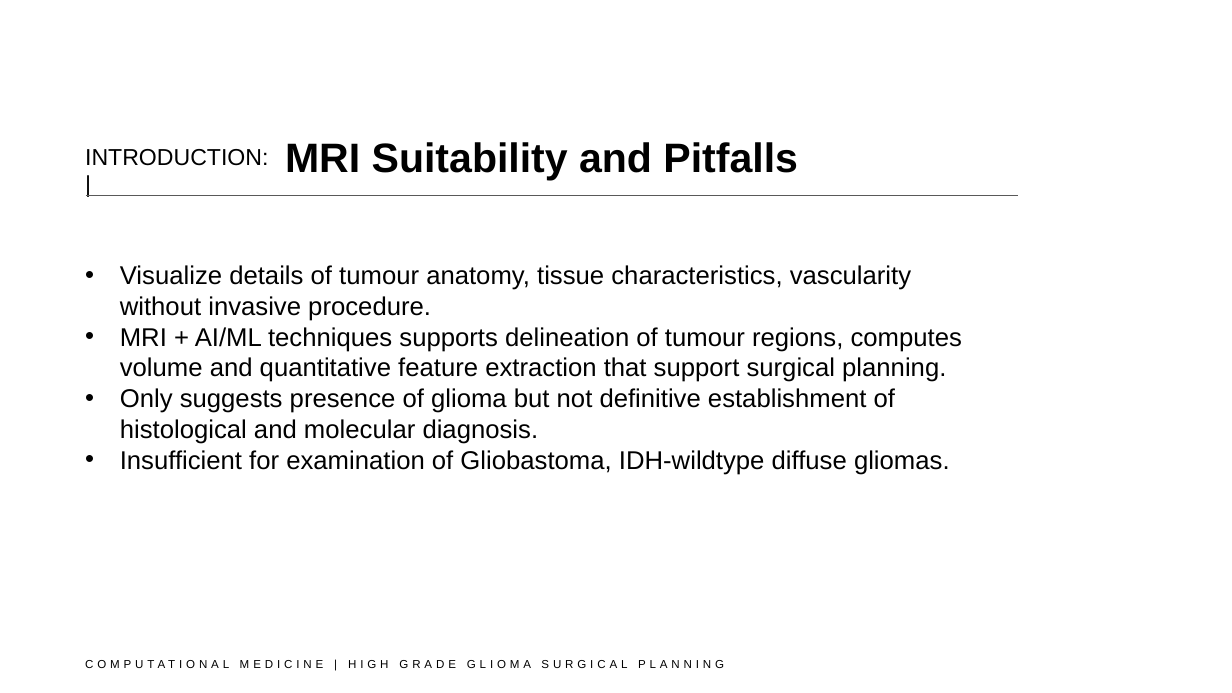
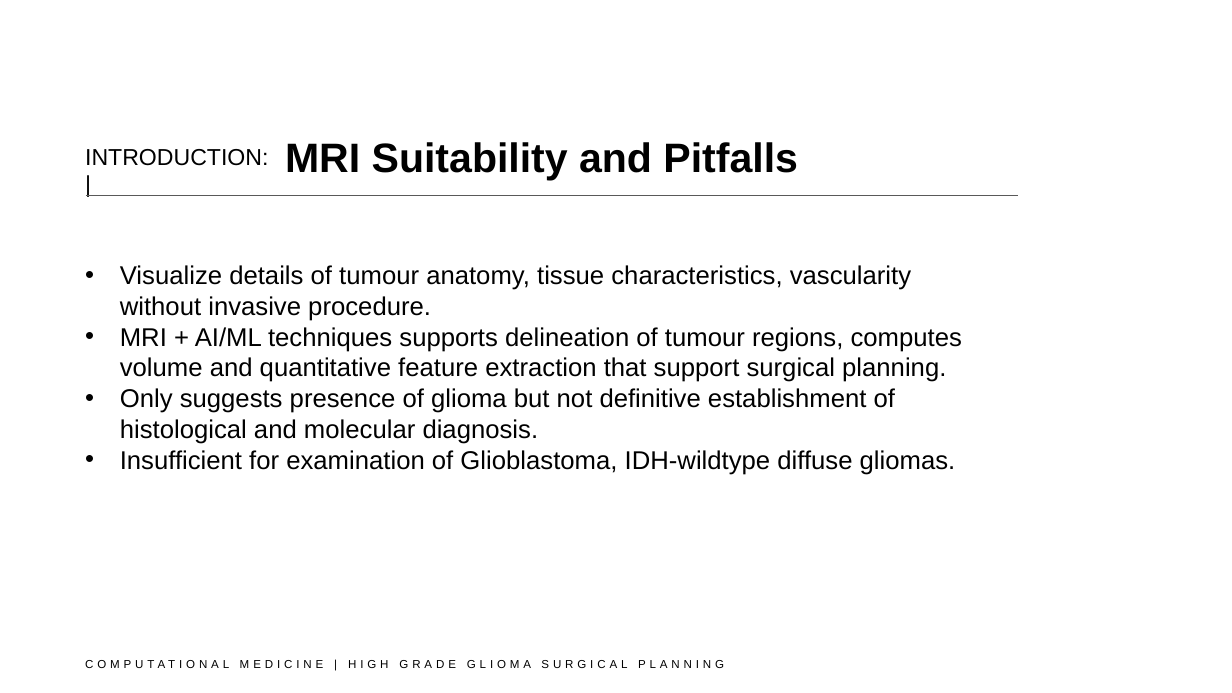
Before and after one commit to Seth-20/Brain-Tumour-Surgical-Planning, a slide deck: slide 3 of High Grade Glioma Surgical Planning.pptx. Drawn at 1232x693 pixels with LibreOffice and Linux fonts; fonts in the diff are those of the drawing. Boxes give left, top, right and bottom in pixels: in the first picture for what was removed or moved away, otherwise in the second. Text is boxed around its words. In the diff, an @@ line names an element or a change of style, - is before the commit and + after.

Commit message:
Spelling error rectifications

```diff
--- a/High Grade Glioma Surgical Planning.pptx
+++ b/High Grade Glioma Surgical Planning.pptx
@@ text at <box>120,450,956,475</box>: text changed @@
-• Insufficient for examination of Gliobastoma, IDH-wildtype diffuse gliomas.
+• Insufficient for examination of Glioblastoma, IDH-wildtype diffuse gliomas.
```
Also in this commit, not shown: 3 other slides changed.
